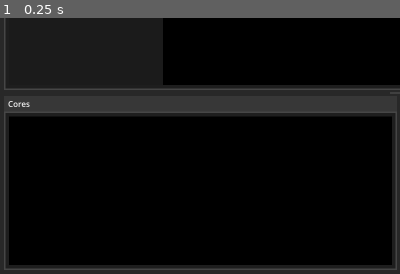
Above: before the commit, frame 1.
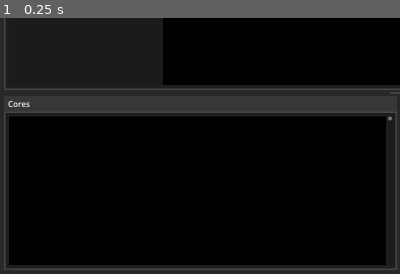
Above: after the commit, the same moment.

Repository: PatrikAAberg/dmce-gui
Game: Godot game, scene res://TraceGUI.tscn
The game is run twice, just before and just after one commit, with the same random seed, the same clock (stepped at 60 frames per second) and the same inputs.
Inputs:
- Up to frame 1 (0.25 s): no input
The pictures show only the part of the screen within x 0-50%, y 50-100%; the shares and areas given below are measured in that part.

The runs differ from the first frame. In frame 1, 0.9% of the frame differs, in the area x 96-98%, y 38-97%.

Commit message:
trace: scrollbar for TChart

Diff:
--- a/dmcetraceGUI/TraceGUI.gd
+++ b/dmcetraceGUI/TraceGUI.gd
@@ -52,6 +52,7 @@
 var FMarkers
 var FTab
 var FuncVScrollBar
+var TChartVScrollBar
 var FNameText
 var MenuFile
 var MenuView
@@ -352,6 +353,7 @@
 	tracetmp.path_find = ""
 	tracetmp.path_replace = ""
 	tracetmp.FuncVScrollBarIndex = 0
+	tracetmp.TChartVScrollBarIndex = 0
 	TraceViewEnd = tracetmp.index
 	if tracetmp.index > TRACE_VIEW_HEIGHT:
 		TraceViewStart = tracetmp.index - TRACE_VIEW_HEIGHT
@@ -395,10 +397,11 @@
 	HSplitCTop 			= get_node("Background/VSplitTop/VBoxContainer/myHSplitContainerTop")
 	VSplitCBot			= get_node("Background/VSplitTop/VSplitBot")
 	TopVBoxContainer 	= get_node("Background/VSplitTop/VBoxContainer")
-	TChart 				= get_node("Background/VSplitTop/VSplitBot/TCMovieHSplitContainer/TChartTab/TChartPanel/TChart")
-	TMarkers 			= get_node("Background/VSplitTop/VSplitBot/TCMovieHSplitContainer/TChartTab/TChartPanel/TMarkers")
-	TChartBox 			= get_node("Background/VSplitTop/VSplitBot/TCMovieHSplitContainer/TChartTab/TChartPanel")
-	TCoreLabels			= get_node("Background/VSplitTop/VSplitBot/TCMovieHSplitContainer/TChartTab/TChartPanel/TCoreLabels")
+	TChart 				= get_node("Background/VSplitTop/VSplitBot/TCMovieHSplitContainer/TChartTab/TChartHBoxContainer/TChartPanel/TChart")
+	TMarkers 			= get_node("Background/VSplitTop/VSplitBot/TCMovieHSplitContainer/TChartTab/TChartHBoxContainer/TChartPanel/TMarkers")
+	TChartBox 			= get_node("Background/VSplitTop/VSplitBot/TCMovieHSplitContainer/TChartTab/TChartHBoxContainer/TChartPanel")
+	TCoreLabels			= get_node("Background/VSplitTop/VSplitBot/TCMovieHSplitContainer/TChartTab/TChartHBoxContainer/TChartPanel/TCoreLabels")
+	TChartVScrollBar	= get_node("Background/VSplitTop/VSplitBot/TCMovieHSplitContainer/TChartTab/TChartHBoxContainer/TChartVScrollBar")
 	TChartTab			= get_node("Background/VSplitTop/VSplitBot/TCMovieHSplitContainer/TChartTab")
 	MovieChart			= get_node("Background/VSplitTop/VSplitBot/TCMovieHSplitContainer/MovieContainer/MovieChartContainer/MovieChart")
 	MovieChartContainer	= get_node("Background/VSplitTop/VSplitBot/TCMovieHSplitContainer/MovieContainer/MovieChartContainer")
@@ -457,6 +460,7 @@
 	MenuSearch.id_pressed.connect(self._menu_search_pressed)
 	MenuHelp.id_pressed.connect(self._menu_help_pressed)
 	FuncVScrollBar.value_changed.connect(self._funcvscrollbar_value_changed)
+	TChartVScrollBar.value_changed.connect(self._tchartvscrollbar_value_changed)
 	TraceTab.tab_changed.connect(self._trace_tab_changed)
 	OpenTraceDialog.file_selected.connect(self._open_trace_selected)
 	FindLineEdit.text_submitted.connect(self._find_text_submitted)
@@ -1021,6 +1025,10 @@
 	Trace[TActive].FuncVScrollBarIndex = FuncVScrollBar.value
 	FChart.UpdateScrollPosition()
 
+func _tchartvscrollbar_value_changed(val):
+	Trace[TActive].TCHartVScrollBarIndex = TChartVScrollBar.value
+	TChart.UpdateScrollPosition()
+
 func _open_trace_selected(file):
 	if _open_trace_mode == "file":
 		LoadTrace(file, _open_trace_mode)
--- a/dmcetraceGUI/TraceGUI.tscn
+++ b/dmcetraceGUI/TraceGUI.tscn
@@ -278,6 +278,7 @@
 layout_mode = 2
 
 [node name="TChartTab" type="TabContainer" parent="Background/VSplitTop/VSplitBot/TCMovieHSplitContainer"]
+custom_minimum_size = Vector2(12, 0)
 layout_mode = 2
 size_flags_horizontal = 3
 theme_override_styles/tab_selected = SubResource("StyleBoxFlat_tyybl")
@@ -285,20 +286,26 @@
 theme_override_styles/panel = SubResource("StyleBoxFlat_1n3jt")
 theme_override_styles/tabbar_background = SubResource("StyleBoxFlat_q8b8d")
 
-[node name="TChartPanel" type="PanelContainer" parent="Background/VSplitTop/VSplitBot/TCMovieHSplitContainer/TChartTab"]
+[node name="TChartHBoxContainer" type="HBoxContainer" parent="Background/VSplitTop/VSplitBot/TCMovieHSplitContainer/TChartTab"]
+layout_mode = 2
+
+[node name="TChartPanel" type="PanelContainer" parent="Background/VSplitTop/VSplitBot/TCMovieHSplitContainer/TChartTab/TChartHBoxContainer"]
 layout_mode = 2
 size_flags_horizontal = 3
 theme_override_styles/panel = SubResource("StyleBoxFlat_a3unn")
 
-[node name="TChart" type="Node2D" parent="Background/VSplitTop/VSplitBot/TCMovieHSplitContainer/TChartTab/TChartPanel"]
+[node name="TChart" type="Node2D" parent="Background/VSplitTop/VSplitBot/TCMovieHSplitContainer/TChartTab/TChartHBoxContainer/TChartPanel"]
 script = ExtResource("2_m5p0u")
 
-[node name="TMarkers" type="Node2D" parent="Background/VSplitTop/VSplitBot/TCMovieHSplitContainer/TChartTab/TChartPanel"]
+[node name="TMarkers" type="Node2D" parent="Background/VSplitTop/VSplitBot/TCMovieHSplitContainer/TChartTab/TChartHBoxContainer/TChartPanel"]
 z_index = 10
 script = ExtResource("3_rw642")
 
-[node name="TCoreLabels" type="Node2D" parent="Background/VSplitTop/VSplitBot/TCMovieHSplitContainer/TChartTab/TChartPanel"]
+[node name="TCoreLabels" type="Node2D" parent="Background/VSplitTop/VSplitBot/TCMovieHSplitContainer/TChartTab/TChartHBoxContainer/TChartPanel"]
 script = ExtResource("6_peopc")
+
+[node name="TChartVScrollBar" type="VScrollBar" parent="Background/VSplitTop/VSplitBot/TCMovieHSplitContainer/TChartTab/TChartHBoxContainer"]
+layout_mode = 2
 
 [node name="MovieContainer" type="VBoxContainer" parent="Background/VSplitTop/VSplitBot/TCMovieHSplitContainer"]
 layout_mode = 2
